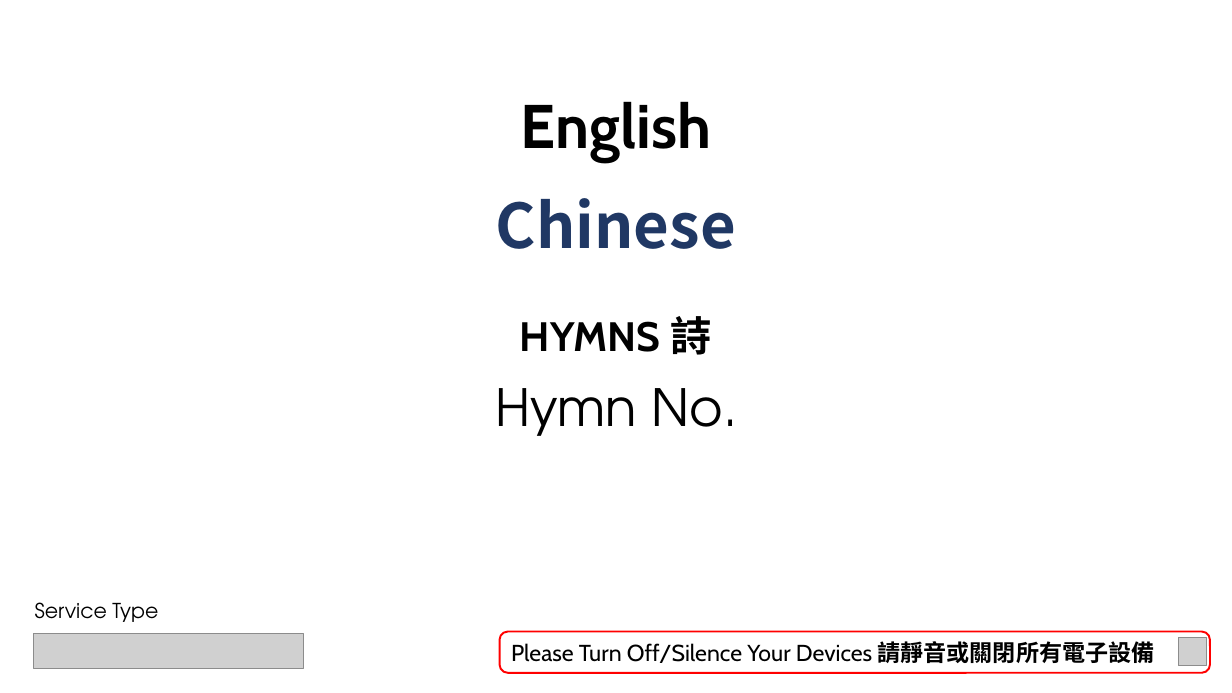
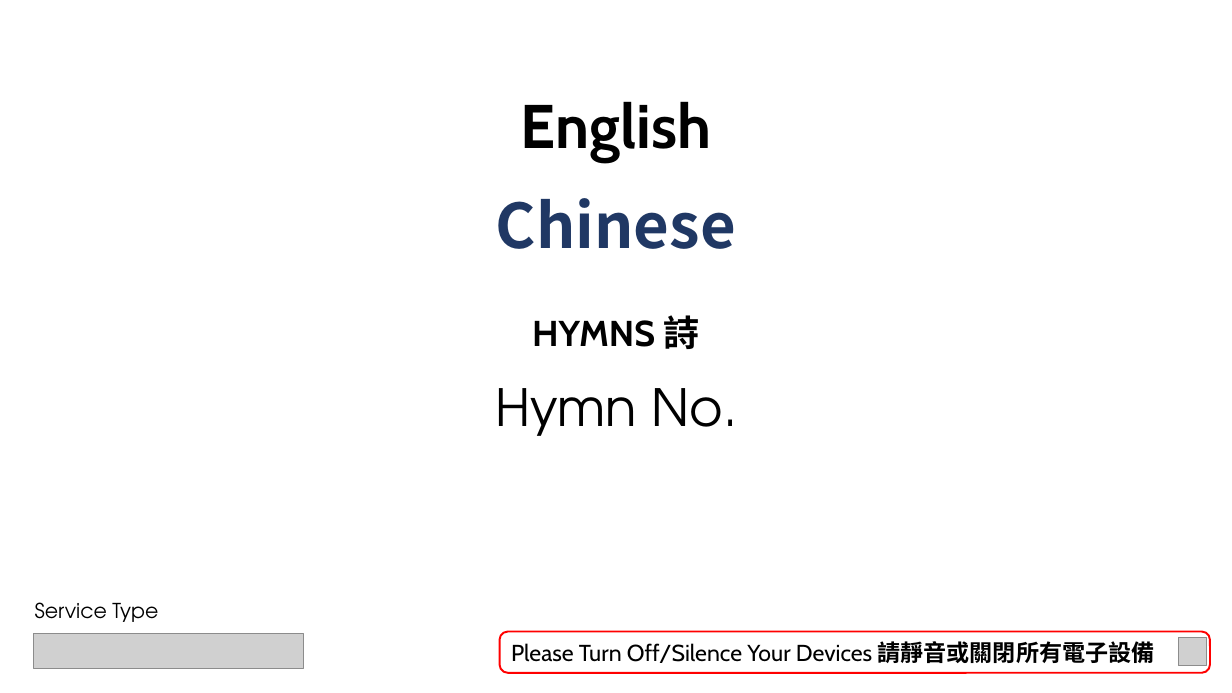
Before and after one commit to calebchanwy/tjc-powerpoint, a slide deck: slide 3 of TJCPowerPoint/Resources/ServiceWidescreen.pptx. Drawn at 1232x693 pixels with LibreOffice and Linux fonts; fonts in the diff are those of the drawing; grey boxes stand for pictures; background and template pictures are left out. Boxes give left, top, right and bottom in pixels: in the first picture for what was removed or moved away, otherwise in the second. Text is boxed around its words. In the diff, an @@ line names an element or a change of style, - is before the commit and + after.

```diff
--- a/TJCPowerPoint/Resources/ServiceWidescreen.pptx
+++ b/TJCPowerPoint/Resources/ServiceWidescreen.pptx
@@ text "HYMNS 詩" at (532, 315, 699, 349): size 32 to 28 pt; less space between paragraphs @@
```
Also in this commit, not shown: 4 other slides changed, 14 other files.
